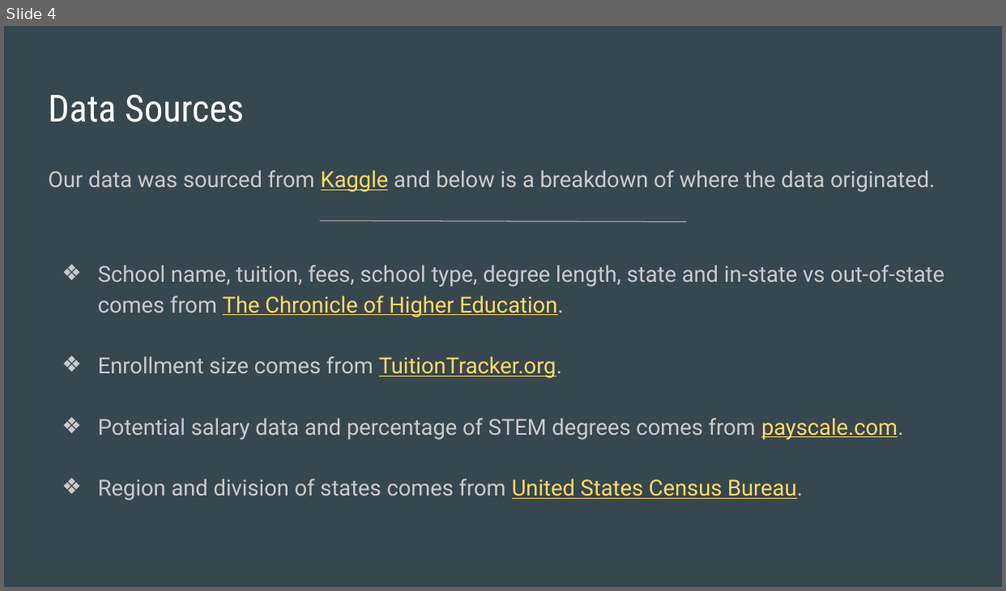
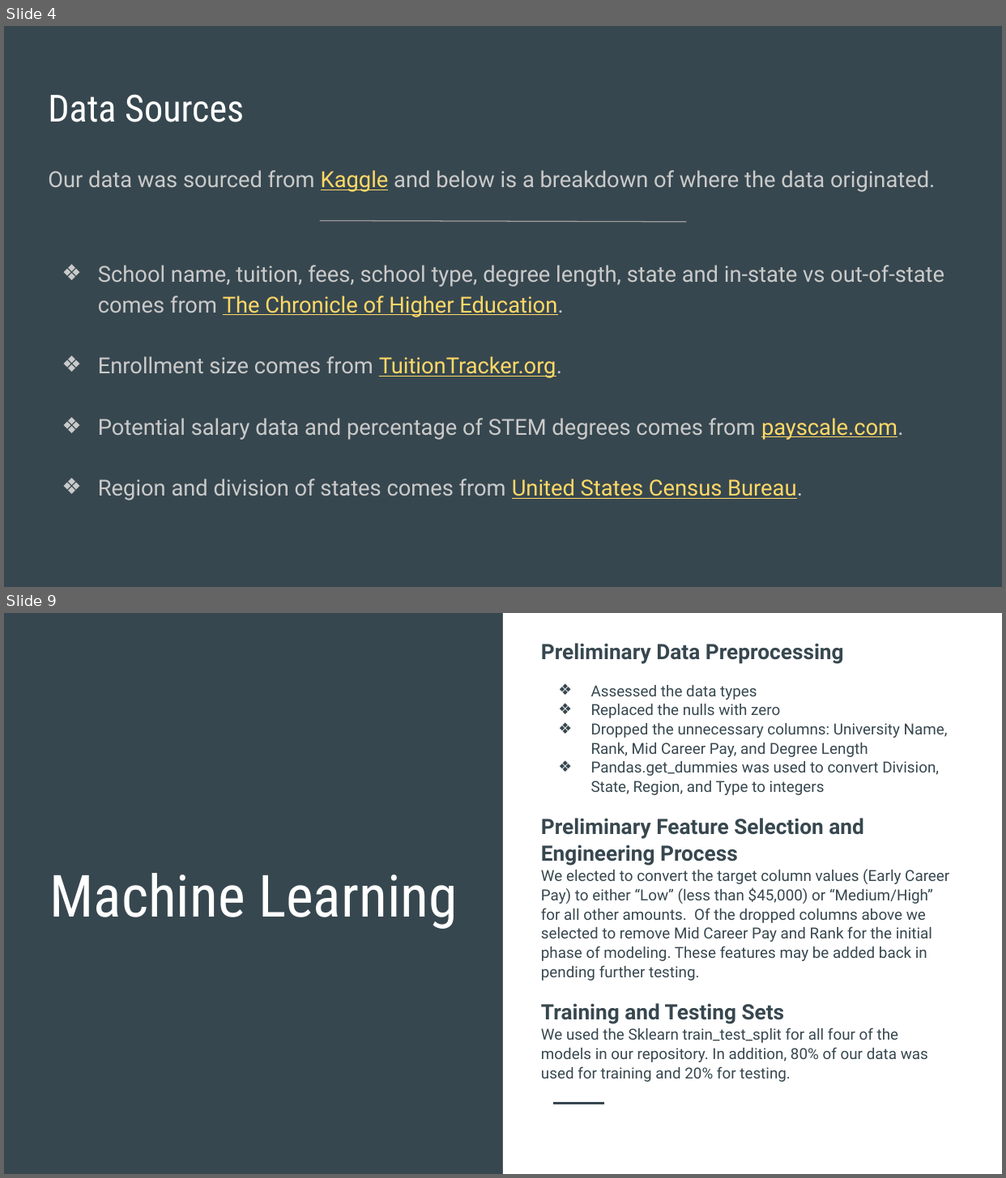
Before and after one commit to razon7/Group-Project, a slide deck: College_Costs_Career_Pay.pptx. Shown one above the other, each under a label of ours: slide 4 before the commit, slides 4 and 9 after it; the slides between them are not shown. The pictures are 1006x591 and 1006x1178 pixels, drawn with LibreOffice and Linux fonts; fonts in the diff are those of the drawing. Boxes give left, top, right and bottom in pixels: in the first picture for what was removed or moved away, otherwise in the second. Text is boxed around its words. In the diff, an @@ line names an element or a change of style, - is before the commit and + after.

```diff
--- a/College_Costs_Career_Pay.pptx
+++ b/College_Costs_Career_Pay.pptx
@@ slide 9 added at [4, 613, 1002, 1174], background #37474F @@
@@ rectangle added at [503, 613, 1002, 1174], fill #FFFFFF @@
@@ text added at [541, 643, 949, 1082], 11 pt, text #37474F @@
+Preliminary Data Preprocessing
+❖ Assessed the data types
+❖ Replaced the nulls with zero
+❖ Dropped the unnecessary columns: University Name, Rank, Mid Career Pay, and Degree Length
+❖ Pandas.get_dummies was used to convert Division, State, Region, and Type to integers
+Preliminary Feature Selection and Engineering Process
+We elected to convert the target column values (Early Career Pay) to either “Low” (less than $45,000) or “Medium/High” for all other amounts. Of the dropped columns above we selected to remove Mid Career Pay and Rank for the initial phase of modeling. These features may be added back in pending further testing.
+Training and Testing Sets
+We used the Sklearn train_test_split for all four of the models in our repository. In addition, 80% of our data was used for training and 20% for testing.
@@ title added at [49, 873, 458, 929], 42 pt, text #FFFFFF @@
+Machine Learning
@@ line added from (553, 1104) to (603, 1104), #37474F 1.5 pt @@
```
Also in this commit, not shown: 3 slides changed, 5 other slides added, 3 slides removed, 1 other file.
